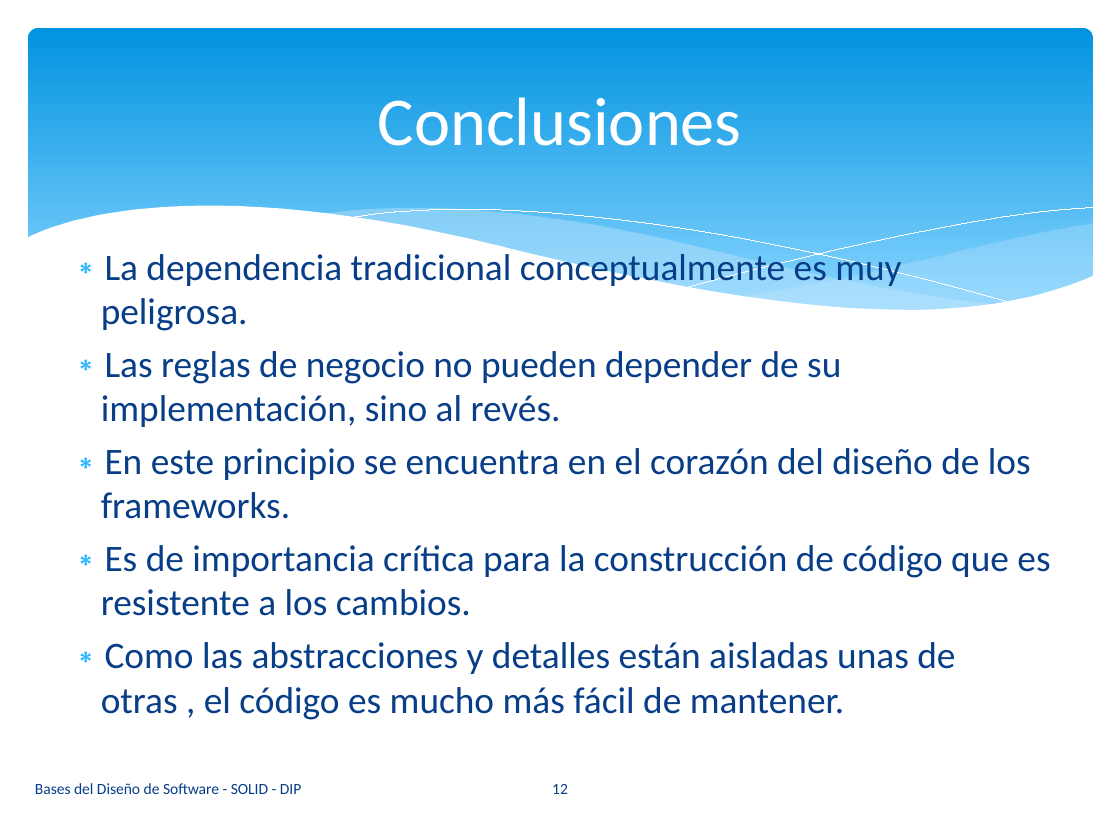
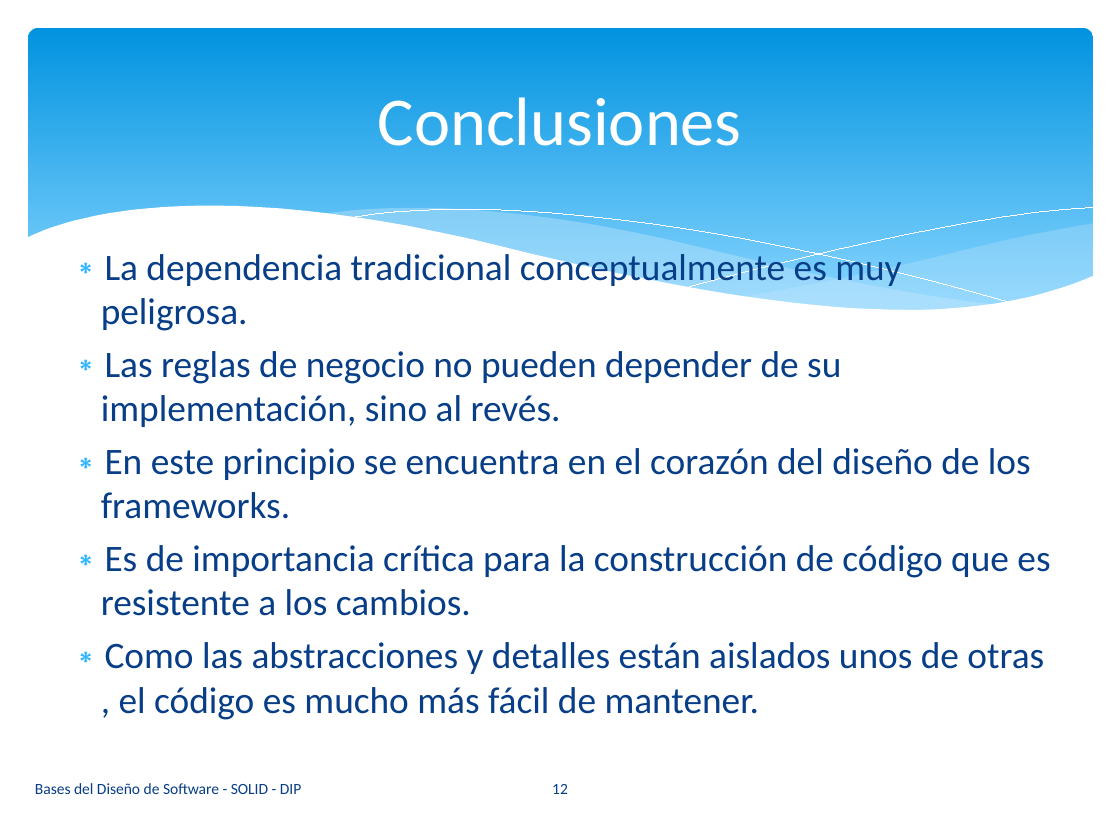
Before and after one commit to vvalotto/Base-Disenio-Software, a slide deck: slide 12 of 07. Principios SOLID - DIP.pptx. Drawn at 1120x840 pixels with LibreOffice and Linux fonts; fonts in the diff are those of the drawing. Boxes give left, top, right and bottom in pixels: in the first picture for what was removed or moved away, otherwise in the second. Text is boxed around its words. In the diff, an @@ line names an element or a change of style, - is before the commit and + after.

```diff
--- a/07. Principios SOLID - DIP.pptx
+++ b/07. Principios SOLID - DIP.pptx
@@ text at bbox=[105, 642, 1044, 720]: text changed @@
-∗ Como las abstracciones y detalles están aisladas unas de otras , el código es mucho más fácil de mantener.
+∗ Como las abstracciones y detalles están aislados unos de otras , el código es mucho más fácil de mantener.
```
Also in this commit, not shown: 2 other slides changed.
